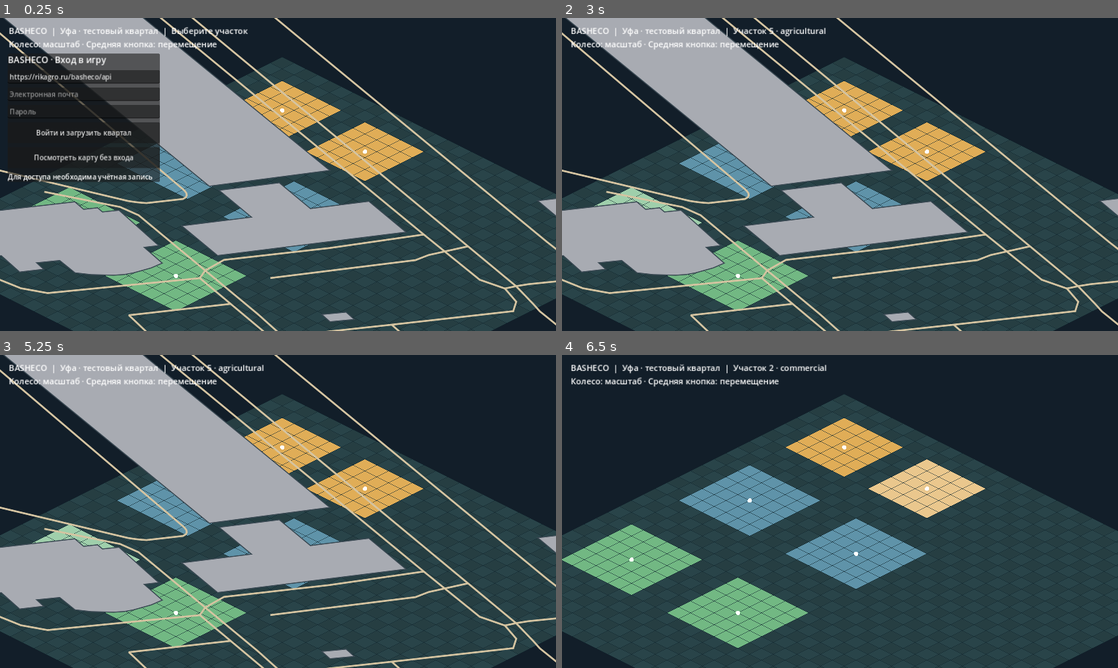
Above: before the commit, frames 1-4 (two rows, left to right).
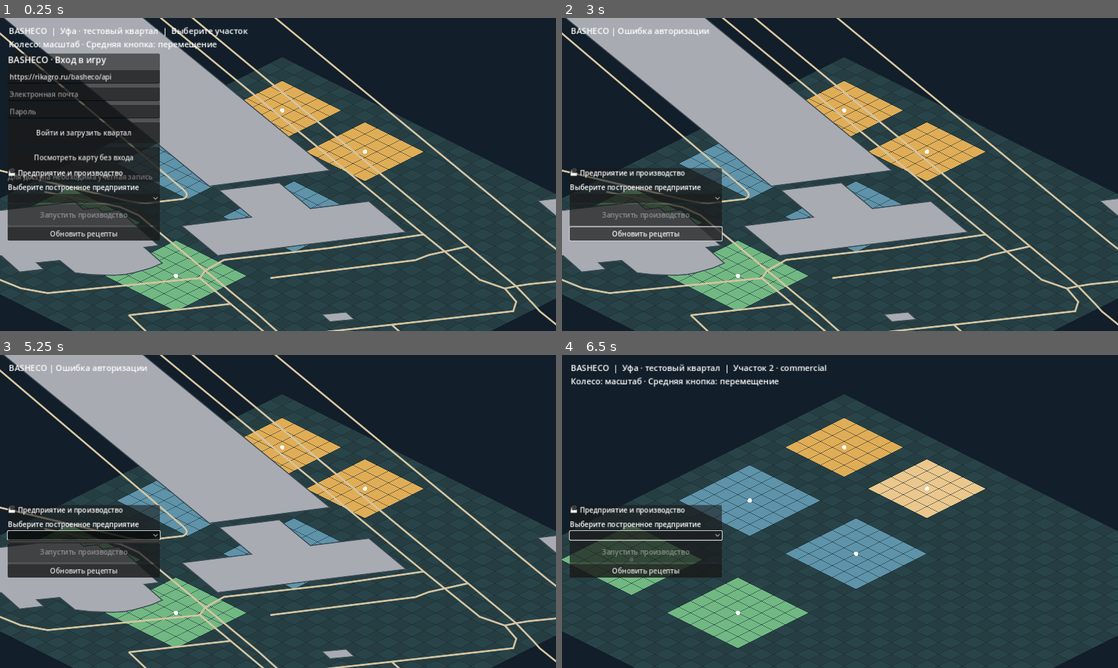
Above: after the commit, the same moments.

Repository: maillunex-lang/basheco
Game: Godot game, scene res://scenes/world.tscn
The game is run twice, just before and just after one commit, with the same random seed, the same clock (stepped at 60 frames per second) and the same inputs.
Inputs (mouse positions are in pixels of both pictures, inside the frame that each line leads up to):
- Up to frame 1 (0.25 s): no input
- Up to frame 2 (3 s): click (645, 93) at 0.52 s; type "12" at 0.6 s; click (645, 111) at 0.75 s; type "12" at 0.83 s; click "Войти и загрузить квартал" at 1.25 s; click "Посмотреть карту без входа" at 2 s; click (645, 233) at 2.75 s, where only the run after the commit has a clickable "Обновить рецепты"
- Up to frame 3 (5.25 s): click (83, 570) at 3.5 s, where only the run after the commit has a clickable "Обновить рецепты"; click (83, 570) at 4.25 s, where only the run after the commit has a clickable "Обновить рецепты"; click (83, 536) at 5.02 s
- Up to frame 4 (6.5 s): tap Enter at 5.75 s; move the mouse to (962, 495) at 5.77 s; hold G from 5.78 s (still down); click (962, 495) at 5.92 s

The runs differ from the first frame. In frame 1, 5.2% of the frame differs, in the area x 1-29%, y 48-72%; in frame 2, 5.8%; in frame 3, 6.0%, in the area x 1-48%, y 2-72%; in frame 4, 5.0%.

Commit message:
feat(client): mount production panel

Diff:
--- a/client/scenes/world.tscn
+++ b/client/scenes/world.tscn
@@ -6,6 +6,8 @@
 [ext_resource type="Script" path="res://scripts/osm_overlay.gd" id="3_osm"]
 
 [ext_resource type="Script" path="res://scripts/login_panel.gd" id="4_login"]
+
+[ext_resource type="Script" path="res://scripts/economy_panel.gd" id="5_economy"]
 
 [node name="World" type="Node2D"]
 script = ExtResource("1_world")
@@ -18,3 +20,6 @@
 
 [node name="Login" type="CanvasLayer" parent="."]
 script = ExtResource("4_login")
+
+[node name="Economy" type="CanvasLayer" parent="."]
+script = ExtResource("5_economy")
Not shown: 1 places in client/scenes/world.tscn that only renumber resources
